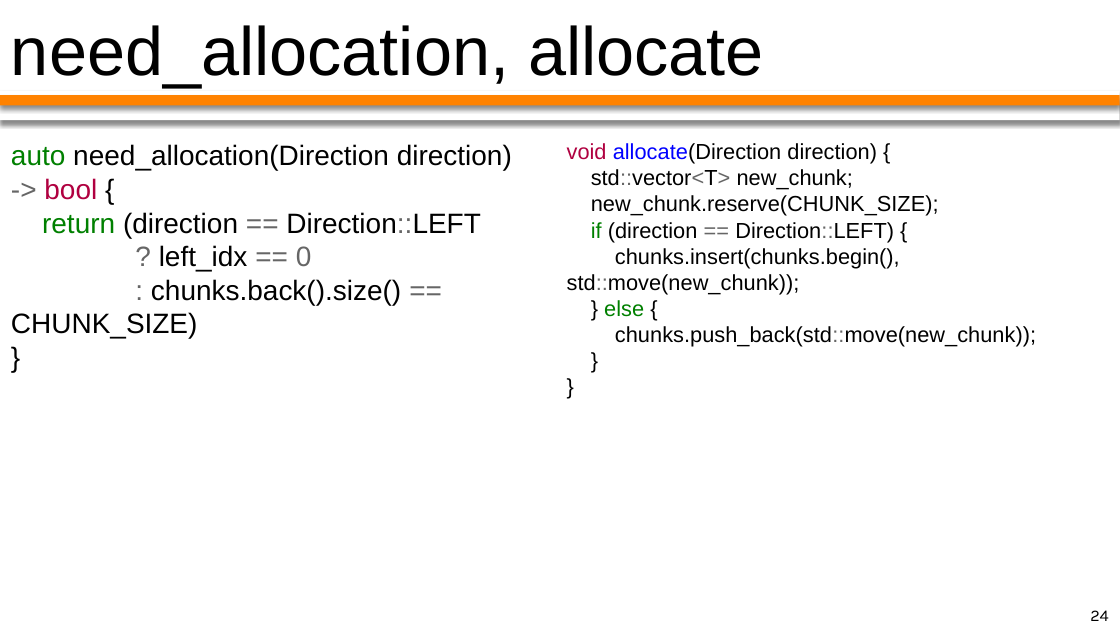
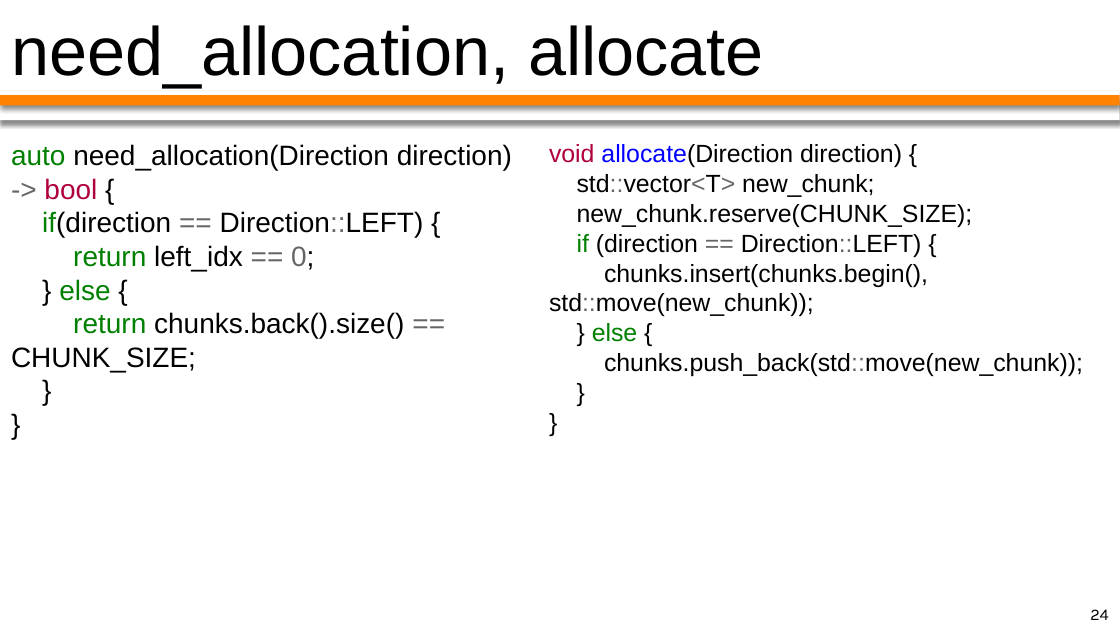
Before and after one commit to PatriotRossii/ducktalks_0, a slide deck: slide 24 of deque/appendix/deque. Устройство и реализация.pptx. Drawn at 1120x630 pixels with LibreOffice and Linux fonts; fonts in the diff are those of the drawing. Boxes give left, top, right and bottom in pixels: in the first picture for what was removed or moved away, otherwise in the second. Text is boxed around its words. In the diff, an @@ line names an element or a change of style, - is before the commit and + after.

Commit message:
Minor fixes in presentation

```diff
--- a/deque/appendix/deque. Устройство и реализация.pptx
+++ b/deque/appendix/deque. Устройство и реализация.pptx
@@ text at <box>11,144,512,338</box>: paragraph added @@
+}
@@ text "void allocate(Direction direction) {": place and size @@
-text "void allocate(Direction direction) {" at <box>567,143,1036,347</box>
+text "void allocate(Direction direction) {" at <box>549,144,1083,376</box>
@@ text "void allocate(Direction direction) {" at <box>549,144,1083,376</box>: size 14 to 16 pt @@
@@ text at <box>42,211,424,338</box>: text changed @@
-return (direction == Direction::LEFT
-? left_idx == 0
-: chunks.back().size() == CHUNK_SIZE)
+if(direction == Direction::LEFT) {
+return left_idx == 0;
+} else {
+return chunks.back().size() == CHUNK_SIZE;
```
Also in this commit, not shown: 3 other slides changed.
